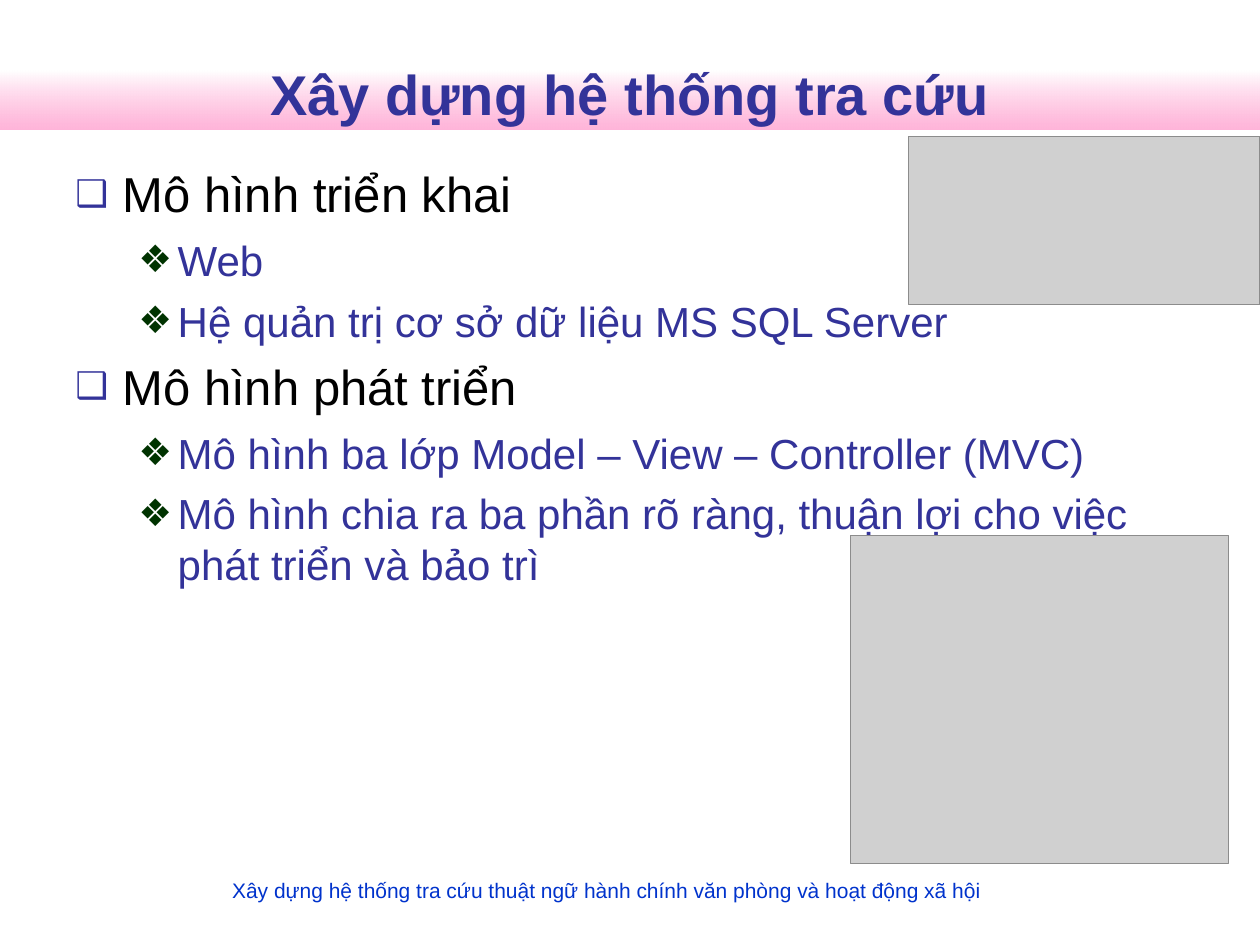
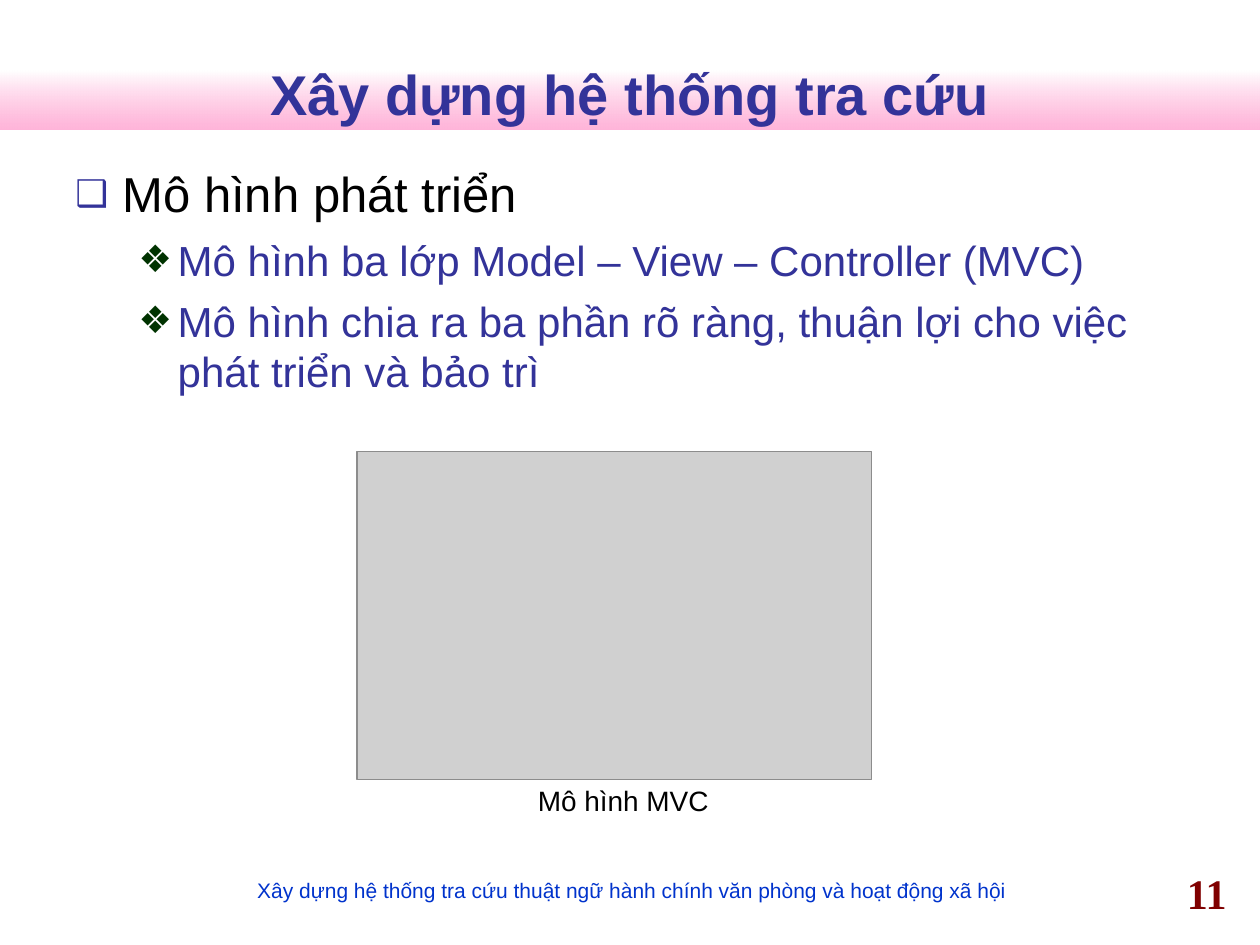
Before and after one commit to nguyentk90/tra-cuu-thuat-ngu-hanh-chinh, a slide deck: slide 11 of Documents/slideN2013.ppt. Drawn at 1260x945 pixels with LibreOffice and Linux fonts; fonts in the diff are those of the drawing; grey boxes stand for pictures; background and template pictures are left out. Boxes give left, top, right and bottom in pixels: in the first picture for what was removed or moved away, otherwise in the second. Text is boxed around its words. In the diff, an @@ line names an element or a change of style, - is before the commit and + after.

```diff
--- a/Documents/slideN2013.ppt
+++ b/Documents/slideN2013.ppt
@@ picture removed at (908,136,1260,304) @@
@@ text at (123,174,948,345): paragraphs removed @@
-❑ Mô hình triển khai
-  ❖ Web
-  ❖ Hệ quản trị cơ sở dữ liệu MS SQL Server
@@ picture: place and size @@
-picture at (850,536,1228,863)
+picture at (357,451,871,779)
@@ text added at (538,790,708,812), 16 pt, text #000000 @@
+Mô hình MVC
@@ text "Xây dựng hệ thống tra ...": place and size @@
-text "Xây dựng hệ thống tra ..." at (232,882,980,902)
+text "Xây dựng hệ thống tra ..." at (257,882,1005,903)
@@ page number added at (1187,881,1227,909), 24 pt, text #800000, bold @@
+11
```
Also in this commit, not shown: 14 other slides changed, 2 slides added, 3 slides removed, 1 other file.
